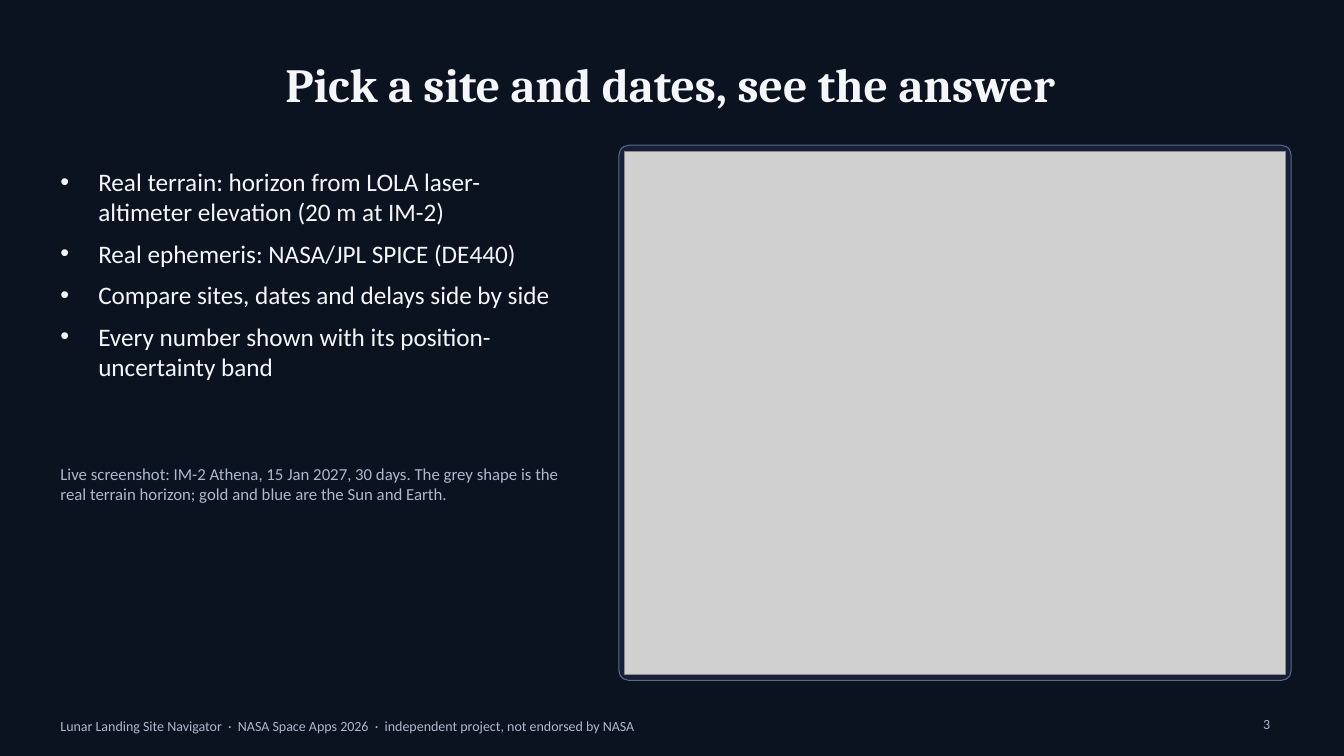
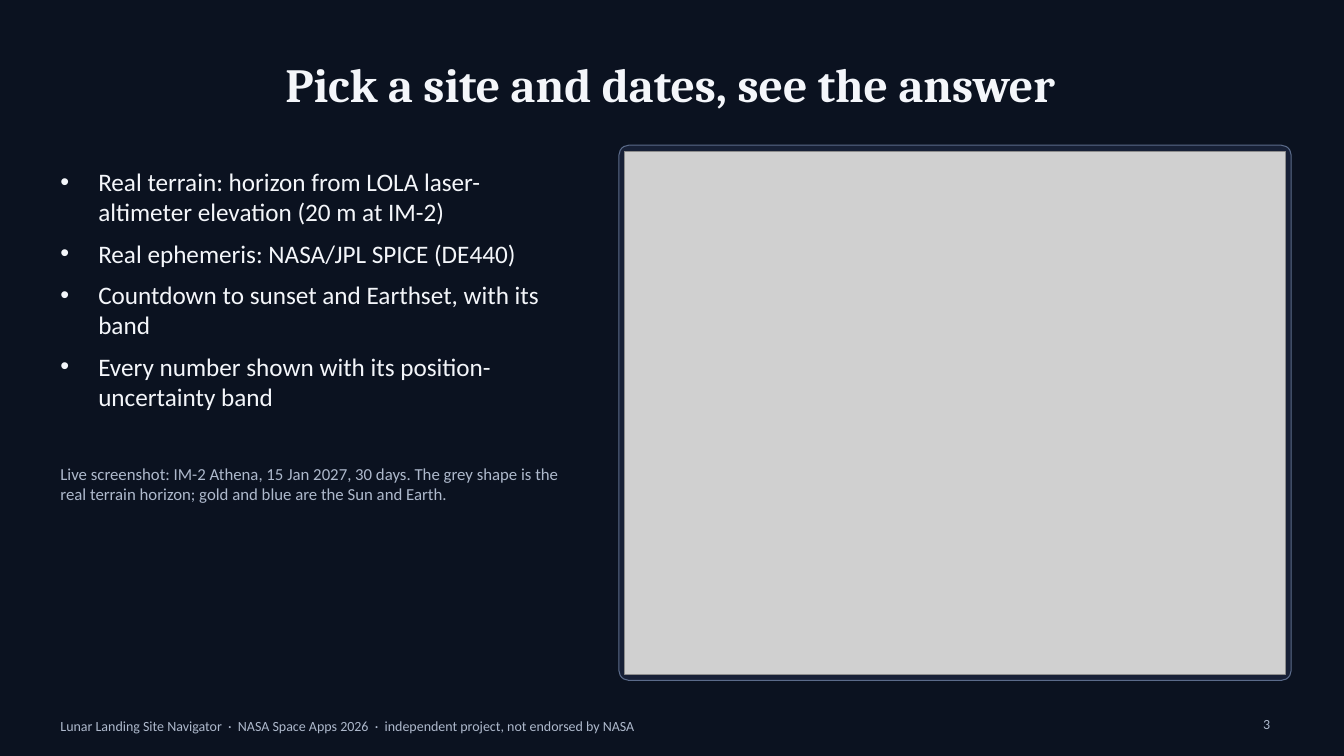
Before and after one commit to Dhinu-2001/NASA-Space-Apps-2026, a slide deck: slide 3 of docs/stage11/presentation/Lunar_Landing_Site_Navigator.pptx. Drawn at 1344x756 pixels with LibreOffice and Linux fonts; fonts in the diff are those of the drawing; grey boxes stand for pictures. Boxes give left, top, right and bottom in pixels: in the first picture for what was removed or moved away, otherwise in the second. Text is boxed around its words. In the diff, an @@ line names an element or a change of style, - is before the commit and + after.

```diff
--- a/docs/stage11/presentation/Lunar_Landing_Site_Navigator.pptx
+++ b/docs/stage11/presentation/Lunar_Landing_Site_Navigator.pptx
@@ text at (x1=98, y1=286, x2=539, y2=334): text changed @@
-• Compare sites, dates and delays side by side
+• Countdown to sunset and Earthset, with its band
```
Also in this commit, not shown: 2 other slides changed, 18 other files.
